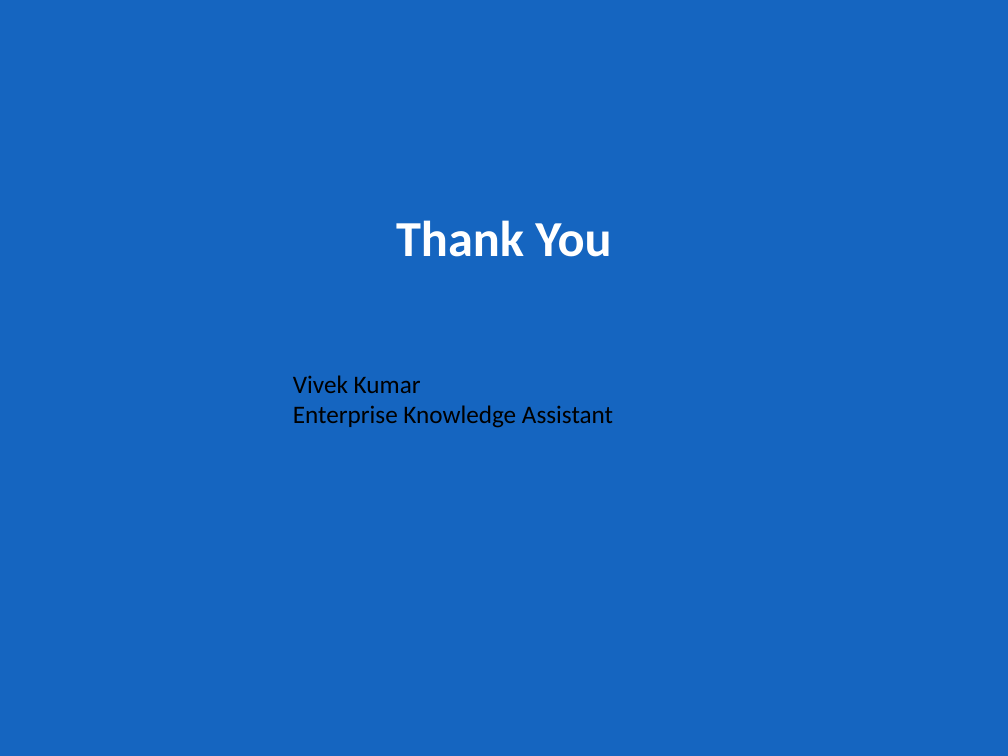
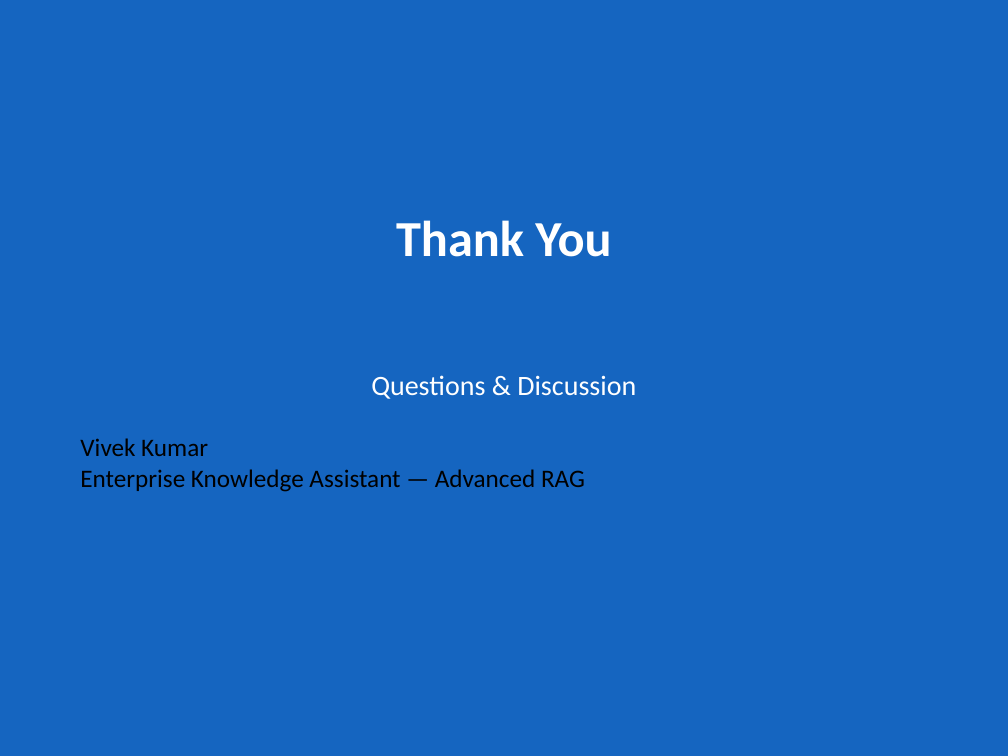
Before and after one commit to vivekkumar-io/iit-patna, a slide deck: slide 16 of SubmissionDocument/Enterprise_Knowledge_Assistant_Vivek_kumar.pptx (slide 9 before the commit). Drawn at 1008x756 pixels with LibreOffice and Linux fonts; fonts in the diff are those of the drawing. Boxes give left, top, right and bottom in pixels: in the first picture for what was removed or moved away, otherwise in the second. Text is boxed around its words. In the diff, an @@ line names an element or a change of style, - is before the commit and + after.

```diff
--- a/SubmissionDocument/Enterprise_Knowledge_Assistant_Vivek_kumar.pptx
+++ b/SubmissionDocument/Enterprise_Knowledge_Assistant_Vivek_kumar.pptx
@@ text "Questions & Discussion": place and size @@
-text "Questions & Discussion" at (293, 375, 613, 428)
+text "Questions & Discussion" at (80, 375, 636, 492)
@@ text at (371, 375, 636, 399): paragraph added @@
+Questions & Discussion
@@ text at (80, 469, 585, 492): text changed @@
-Enterprise Knowledge Assistant
+Enterprise Knowledge Assistant — Advanced RAG
```
Also in this commit, not shown: 4 other slides changed, 7 slides added, 1 other file.
